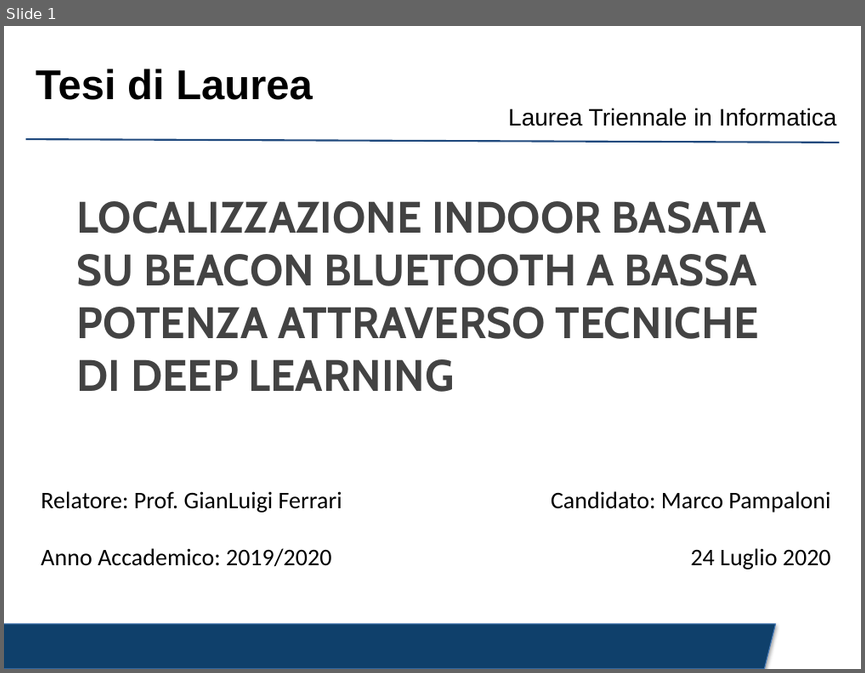
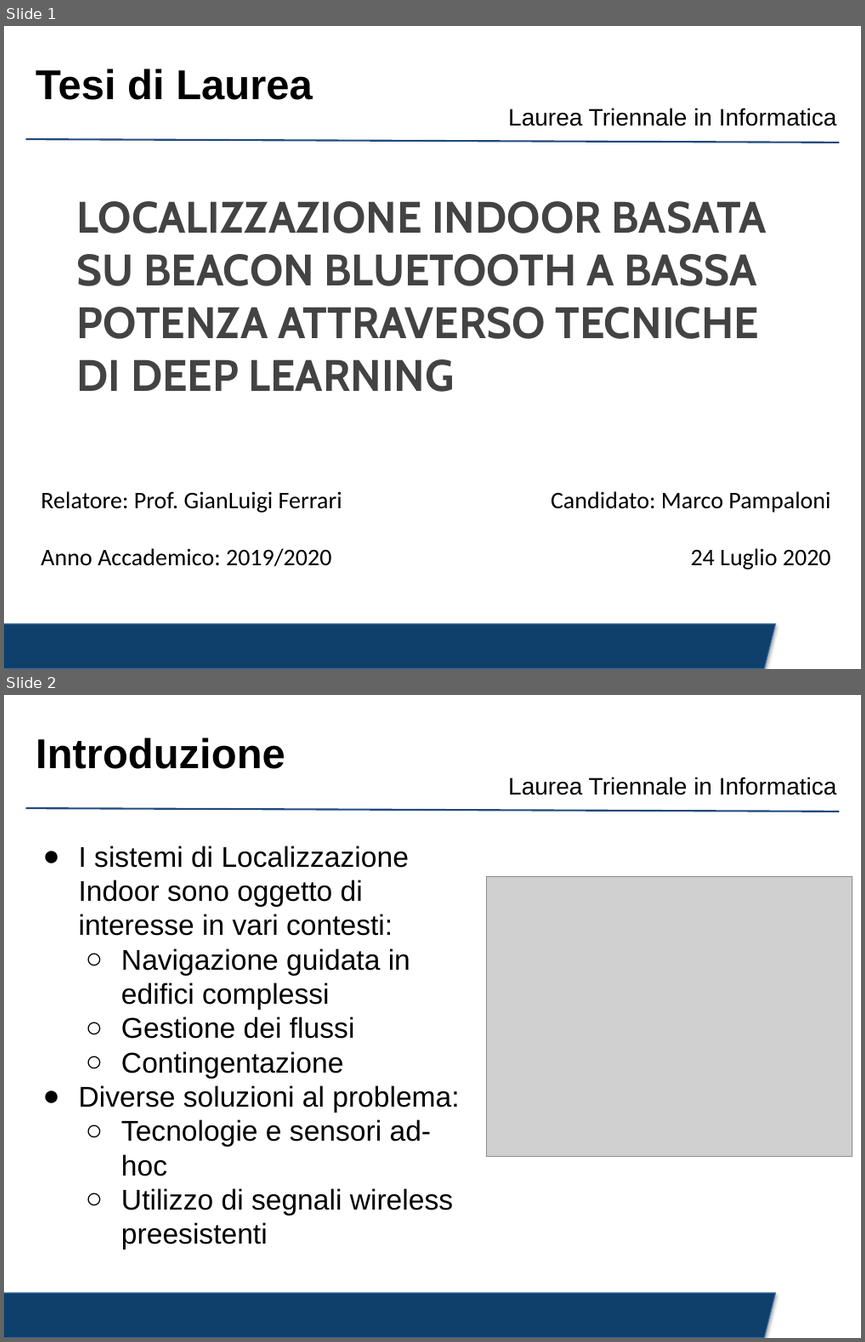
Before and after one commit to crybot/indoor-localization-deep-learning, a slide deck: presentation/presentation.pptx. Shown one above the other, each under a label of ours: slide 1 before the commit, slides 1 and 2 after it. The pictures are 865x673 and 865x1342 pixels, drawn with LibreOffice and Linux fonts; fonts in the diff are those of the drawing; grey boxes stand for pictures; background and template pictures are left out. Boxes give left, top, right and bottom in pixels: in the first picture for what was removed or moved away, otherwise in the second. Text is boxed around its words. In the diff, an @@ line names an element or a change of style, - is before the commit and + after.

```diff
--- a/presentation/presentation.pptx
+++ b/presentation/presentation.pptx
@@ slide 2 added at <box>4,695,861,1338</box>, background #FFFFFF; not listed: 3 template elements that a slide beside it also shows @@
@@ title added at <box>35,737,285,769</box>, 35 pt, text #000000, bold @@
+Introduzione
@@ text added at <box>79,845,459,1249</box>, 24 pt, text #000000 @@
+● I sistemi di Localizzazione Indoor sono oggetto di interesse in vari contesti:
+  ○ Navigazione guidata in edifici complessi
+  ○ Gestione dei flussi
+  ○ Contingentazione
+● Diverse soluzioni al problema:
+  ○ Tecnologie e sensori ad-hoc
+  ○ Utilizzo di segnali wireless preesistenti
@@ picture added at <box>487,877,852,1156</box> @@
```
Also in this commit, not shown: 1 slide changed, 9 other slides added, 7 slides removed, 4 other files.
